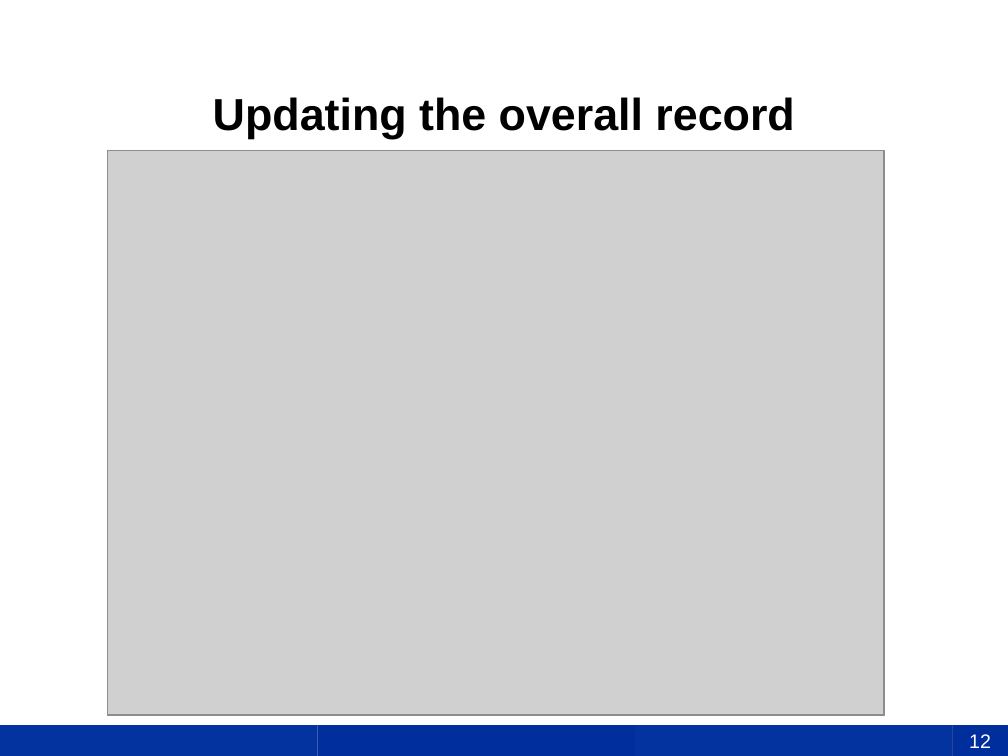
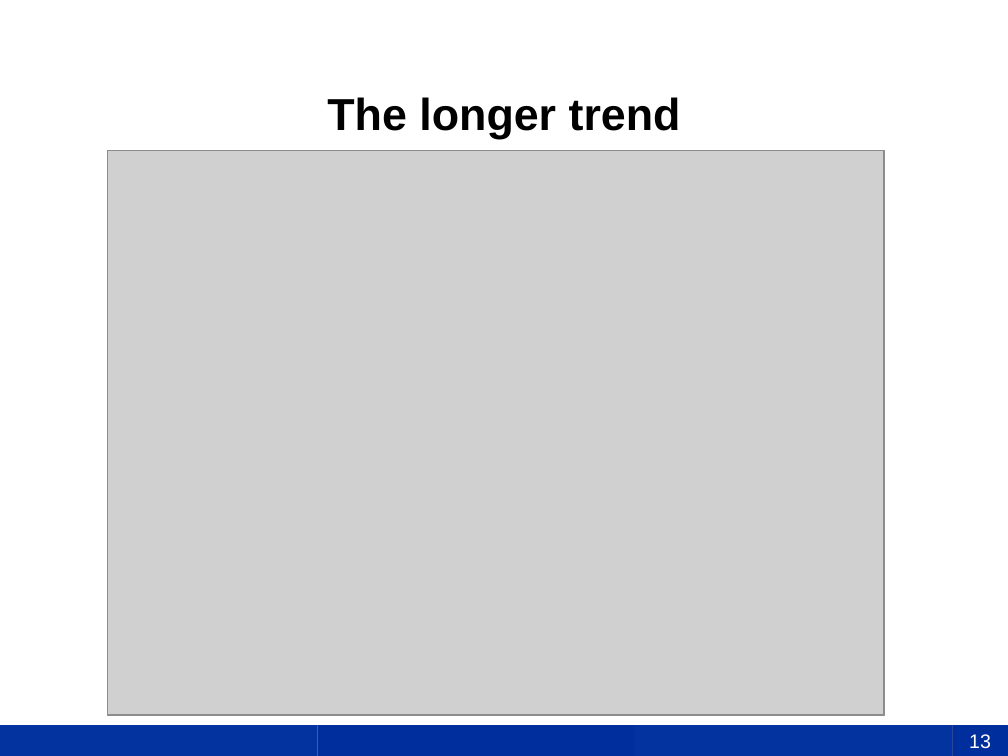
Before and after one commit to uky-transport-data-science/ce599, a slide deck: slide 13 of 25-Ethics and Wrap Up/Model Evaluation-CE 599.pptx (slide 12 before the commit). Drawn at 1008x756 pixels with LibreOffice and Linux fonts; fonts in the diff are those of the drawing; grey boxes stand for pictures; background and template pictures are left out. Boxes give left, top, right and bottom in pixels: in the first picture for what was removed or moved away, otherwise in the second. Text is boxed around its words. In the diff, an @@ line names an element or a change of style, - is before the commit and + after.

```diff
--- a/25-Ethics and Wrap Up/Model Evaluation-CE 599.pptx
+++ b/25-Ethics and Wrap Up/Model Evaluation-CE 599.pptx
@@ title at <box>327,97,681,139</box>: text changed @@
-Updating the overall record
+The longer trend
@@ page number at <box>969,734,991,749</box>: text changed @@
-12
+13
```
Also in this commit, not shown: 1 other slide changed, 1 other file.
